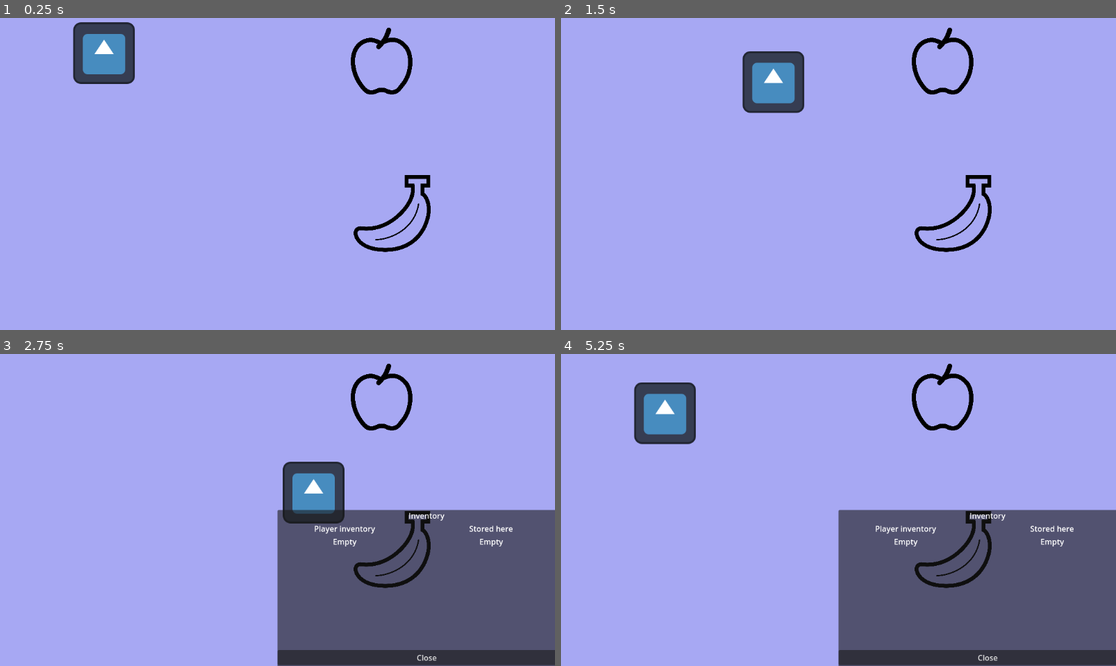
Above: before the commit, frames 1-4 (two rows, left to right).
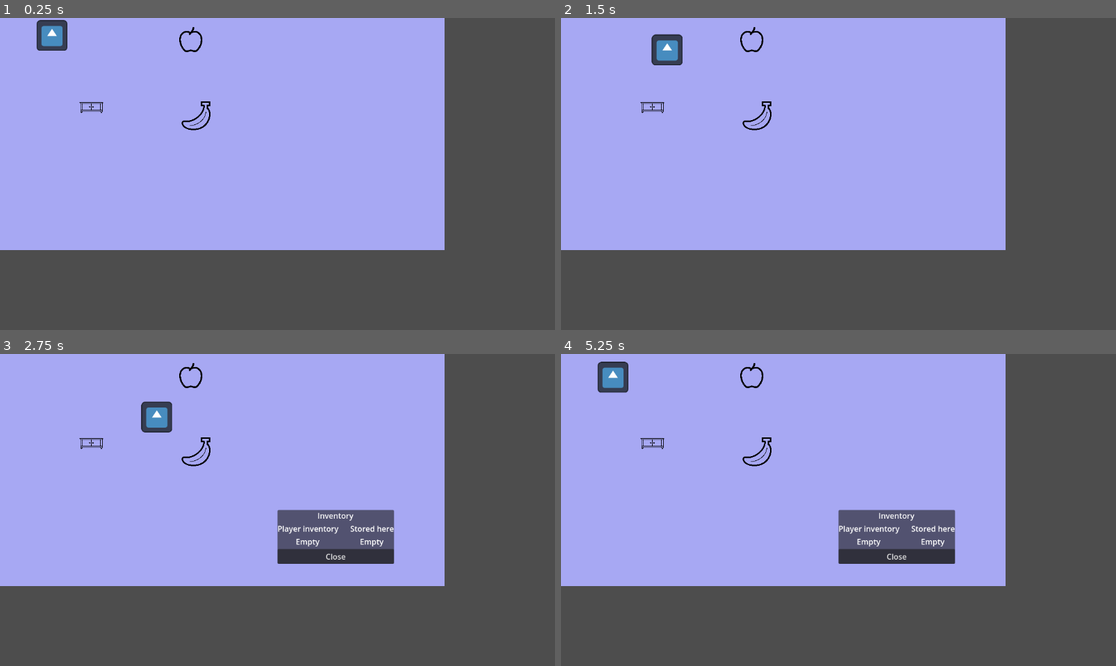
Above: after the commit, the same moments.

Repository: jaslone1/Godot-game
Game: Godot game, scene res://src/worlds/World.tscn
Same seed, same stepped clock (60 frames per second), same inputs: the game is played once before the commit and once after it. The engine's default icon, where the game draws it, is replaced by a stand-in: a white triangle on a blue panel in a dark square.
Inputs:
- Up to frame 1 (0.25 s): no input
- Up to frame 2 (1.5 s): tap Enter at 0.5 s; hold Right (ui_right) 0.53-1.28 s; tap G at 0.6, 1.35 s; hold Down (ui_down) from 1.28 s (still down)
- Up to frame 3 (2.75 s): release Down (ui_down) at 2.03 s; hold Right (ui_right) from 2.03 s (still down); tap G at 2.1 s
- Up to frame 4 (5.25 s): release Right (ui_right) at 2.78 s; hold Up (ui_up) 2.78-3.53 s; tap G every 0.75 s from 2.85 to 5.1 s; hold Left (ui_left) 3.53-5.03 s; hold Down (ui_down) from 5.03 s (still down)

The runs differ from the first frame. In frame 1, 45% of the frame differs, in the area x 0-100%, y 0-100%; in frame 2, 45%; in frame 3, 49%; in frame 4, 49%.

Commit message:
fixed inventory size issue

Diff:
--- a/project.godot
+++ b/project.godot
@@ -20,6 +20,10 @@
 Inventory="*res://src/autoloads/inventory_manager.gd"
 UIManager="*res://src/autoloads/ui_manager.gd"
 
+[display]
+
+window/size/mode=3
+
 [rendering]
 
 renderer/rendering_method="gl_compatibility"
--- a/src/autoloads/ui_manager.gd
+++ b/src/autoloads/ui_manager.gd
@@ -15,7 +15,7 @@
 	var canvas := CanvasLayer.new()
 	canvas.name = "StorageMenu"
 	var panel := PanelContainer.new()
-	panel.custom_minimum_size = Vector2(620, 360)
+	panel.custom_minimum_size = Vector2(0, 0)
 	panel.set_anchors_and_offsets_preset(Control.PRESET_CENTER)
 
 	var root := VBoxContainer.new()
@@ -41,7 +41,7 @@
 
 func _build_inventory_column(title_text: String, items: Array[ItemData], target: Node2D, player: Node2D, canvas: CanvasLayer) -> Control:
 	var column := VBoxContainer.new()
-	column.custom_minimum_size = Vector2(280, 260)
+	column.custom_minimum_size = Vector2(0, 0)
 
 	var title := Label.new()
 	title.text = title_text
@@ -60,6 +60,7 @@
 		button.text = item.name
 		if item.texture != null:
 			button.icon = item.texture
+			button.expand_icon = true
 
 		if title_text == "Player inventory":
 			button.text = "Add  " + item.name
--- a/src/core/item_data.gd
+++ b/src/core/item_data.gd
@@ -6,5 +6,5 @@
 @export var texture: Texture2D
 @export var is_placeable: bool = false
 @export var placeable_on: PackedStringArray = []
-@export var item_scale: Vector2 = Vector2(1, 1)
+@export var item_scale: Vector2 = Vector2(.5, .5)
 @export var placement_offset: Vector2 = Vector2.ZERO
--- a/src/data/apple.tres
+++ b/src/data/apple.tres
@@ -10,5 +10,5 @@
 texture = ExtResource("2_apple")
 is_placeable = true
 placeable_on = []
-item_scale = Vector2(1, 1)
+item_scale = Vector2(0.3, 0.3)
 placement_offset = Vector2(0, 0)
--- a/src/data/banana.tres
+++ b/src/data/banana.tres
@@ -9,6 +9,6 @@
 display_name = "Banana"
 texture = ExtResource("2_banana")
 is_placeable = true
-placeable_on = PackedStringArray("shelf")
-item_scale = Vector2(1, 1)
+placeable_on = []
+item_scale = Vector2(0.3, 0.3)
 placement_offset = Vector2(0, 0)
--- a/src/objects/container/shelf.tscn
+++ b/src/objects/container/shelf.tscn
@@ -1,6 +1,7 @@
-[gd_scene load_steps=3 format=3 uid="uid://beh5iv6nitvi1"]
+[gd_scene load_steps=5 format=3 uid="uid://beh5iv6nitvi1"]
 
 [ext_resource type="Script" path="res://src/objects/container/shelf.gd" id="1_fhovi"]
+[ext_resource type="Texture2D" uid="uid://ppdxwstbg2fb" path="res://icons/sideboard-svgrepo-com.svg" id="2_3w8sr"]
 
 [sub_resource type="RectangleShape2D" id="RectangleShape2D_mp1u1"]
 size = Vector2(190, 192)
@@ -11,6 +12,13 @@
 [node name="Shelf" type="Area2D"]
 script = ExtResource("1_fhovi")
 
+[node name="HeldItemSprite" type="Sprite2D" parent="."]
+modulate = Color(1, 1, 0, 1)
+self_modulate = Color(1, 1, 0.0196078, 1)
+position = Vector2(1, 6.49997)
+scale = Vector2(0.245, 0.24125)
+texture = ExtResource("2_3w8sr")
+
 [node name="CollisionShape2D" type="CollisionShape2D" parent="."]
 position = Vector2(1, 8)
 shape = SubResource("RectangleShape2D_mp1u1")
--- a/src/worlds/World.tscn
+++ b/src/worlds/World.tscn
@@ -8,32 +8,38 @@
 
 [node name="World" type="Node2D"]
 
+[node name="Camera2D" type="Camera2D" parent="."]
+anchor_mode = 0
+zoom = Vector2(0.5, 0.5)
+
 [node name="Player" parent="." instance=ExtResource("1_dx84h")]
 position = Vector2(216, 73)
 
 [node name="PickupItem" parent="." instance=ExtResource("2_8lcg2")]
 self_modulate = Color(0.99205, 0.842292, 0.764421, 1)
 position = Vector2(792, 90)
-scale = Vector2(0.2, 0.2)
+scale = Vector2(0.5, 0.5)
 item_data = ExtResource("3_v0o57")
 
 [node name="PickupItem2" parent="." instance=ExtResource("2_8lcg2")]
 self_modulate = Color(1, 0.0823529, 1, 1)
 position = Vector2(814, 406)
-scale = Vector2(0.2, 0.2)
+scale = Vector2(0.5, 0.5)
 item_data = ExtResource("4_4i1ii")
 
 [node name="Shelf" parent="." instance=ExtResource("5_xigcv")]
 position = Vector2(379, 369)
-scale = Vector2(0.2, 0.2)
+scale = Vector2(0.5, 0.5)
 
 [node name="CanvasLayer" type="CanvasLayer" parent="."]
 layer = -1
 
 [node name="ColorRect" type="ColorRect" parent="CanvasLayer"]
-anchors_preset = 15
-anchor_right = 1.0
-anchor_bottom = 1.0
+anchors_preset = -1
+anchor_right = 0.801
+anchor_bottom = 0.744
+offset_right = 0.247925
+offset_bottom = -0.112
 grow_horizontal = 2
 grow_vertical = 2
 color = Color(0.655394, 0.656958, 0.951428, 1)
Not shown: 1 places in src/data/banana.tres that only renumber resources
